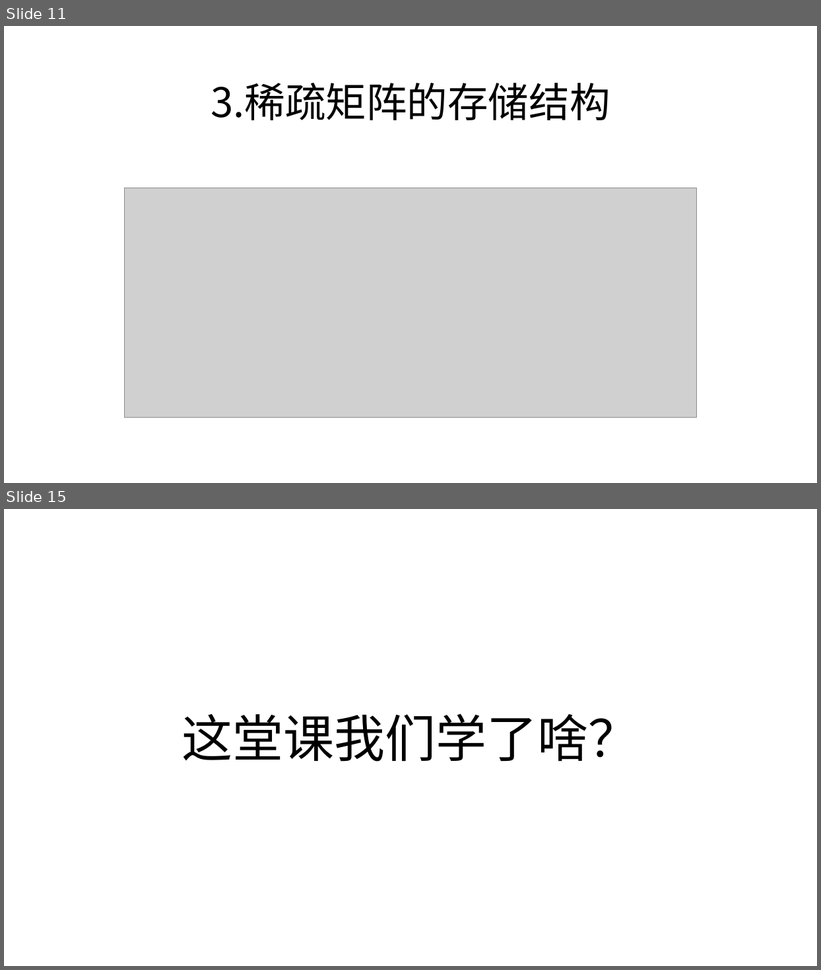
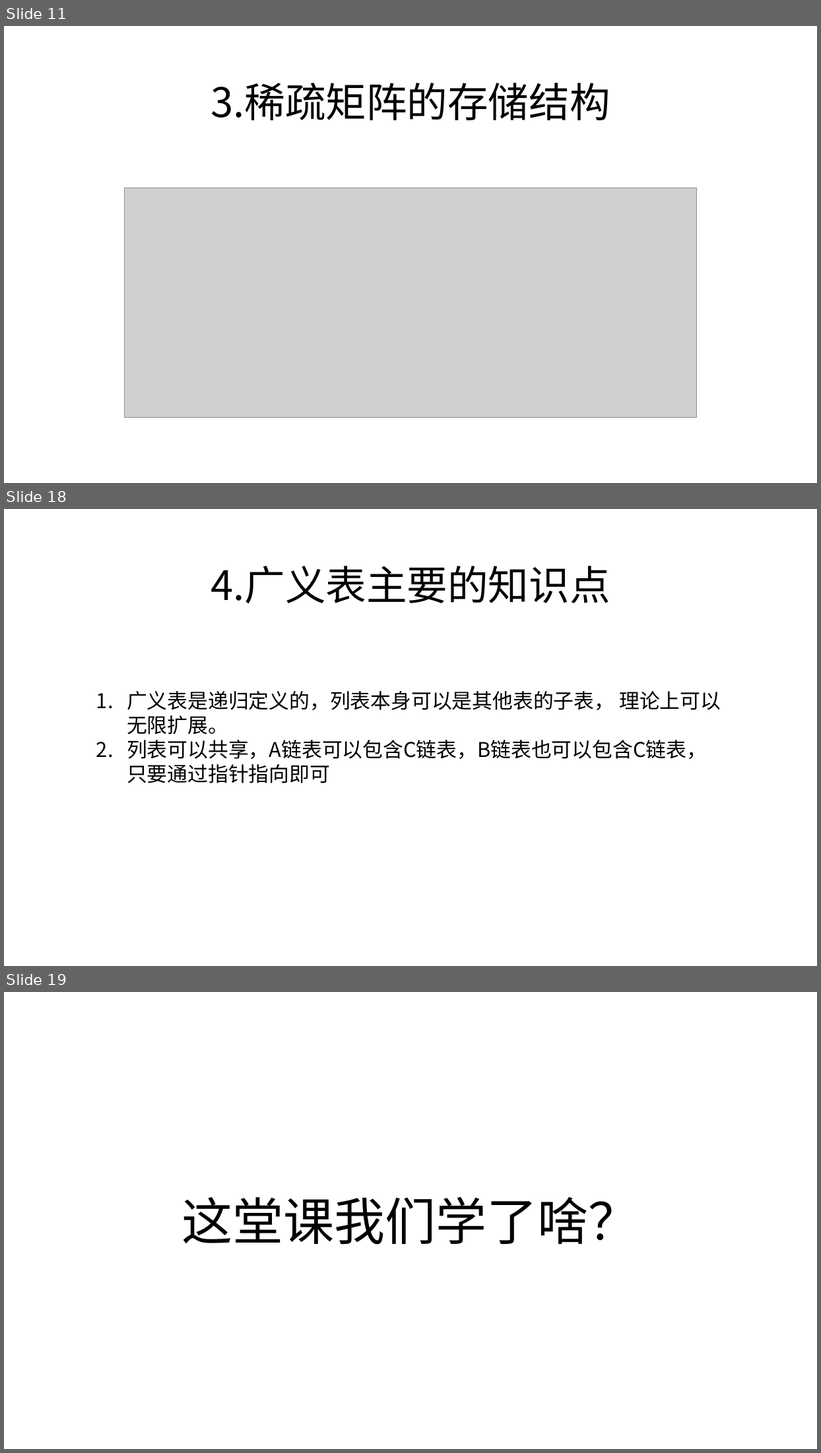
Before and after one commit to zjyesir/hmc_data_structure, a slide deck: ppt/5.数组和广义表.pptx. Shown one above the other, each under a label of ours: slides 11 and 15 before the commit, slides 11, 18 and 19 after it; the slides between them are not shown. The pictures are 821x970 and 821x1453 pixels, drawn with LibreOffice and Linux fonts; fonts in the diff are those of the drawing; grey boxes stand for pictures; background and template pictures are left out. Boxes give left, top, right and bottom in pixels: in the first picture for what was removed or moved away, otherwise in the second. Text is boxed around its words. In the diff, an @@ line names an element or a change of style, - is before the commit and + after.

```diff
--- a/ppt/5.数组和广义表.pptx
+++ b/ppt/5.数组和广义表.pptx
@@ slide 18 added at [4,509,817,966], background picture (left out) @@
@@ text added at [211,566,611,604], 48 pt, text #000000 @@
+4.广义表主要的知识点
@@ text added at [127,691,721,784], 24 pt, text #000000 @@
+1. 广义表是递归定义的，列表本身可以是其他表的子表， 理论上可以无限扩展。
+2. 列表可以共享，A链表可以包含C链表，B链表也可以包含C链表，只要通过指针指向即可
@@ what was slide 15 is now slide 19 @@
```
Also in this commit, not shown: 3 slides changed, 5 other slides added, 2 slides removed, 3 other files.
